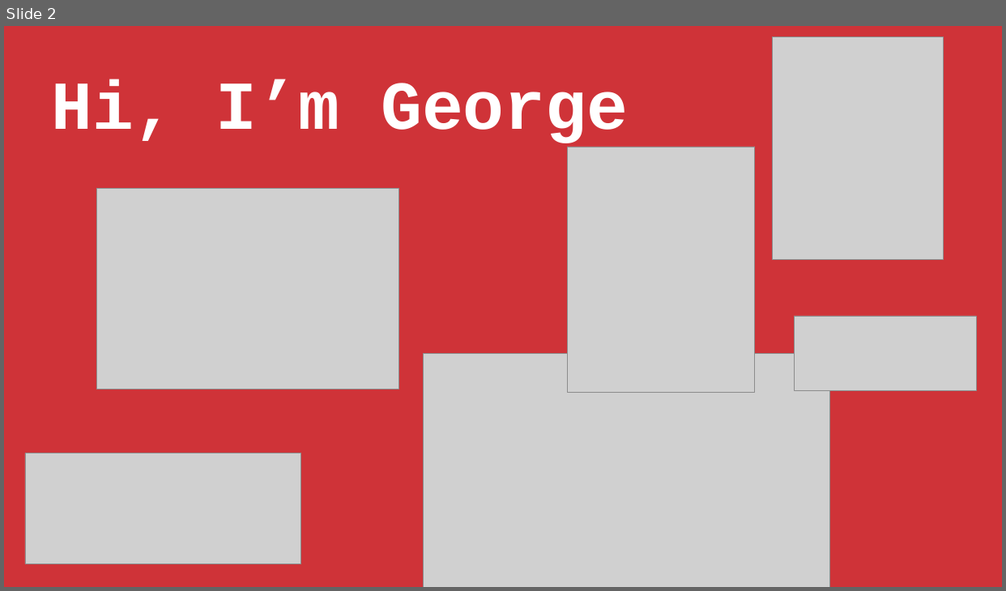
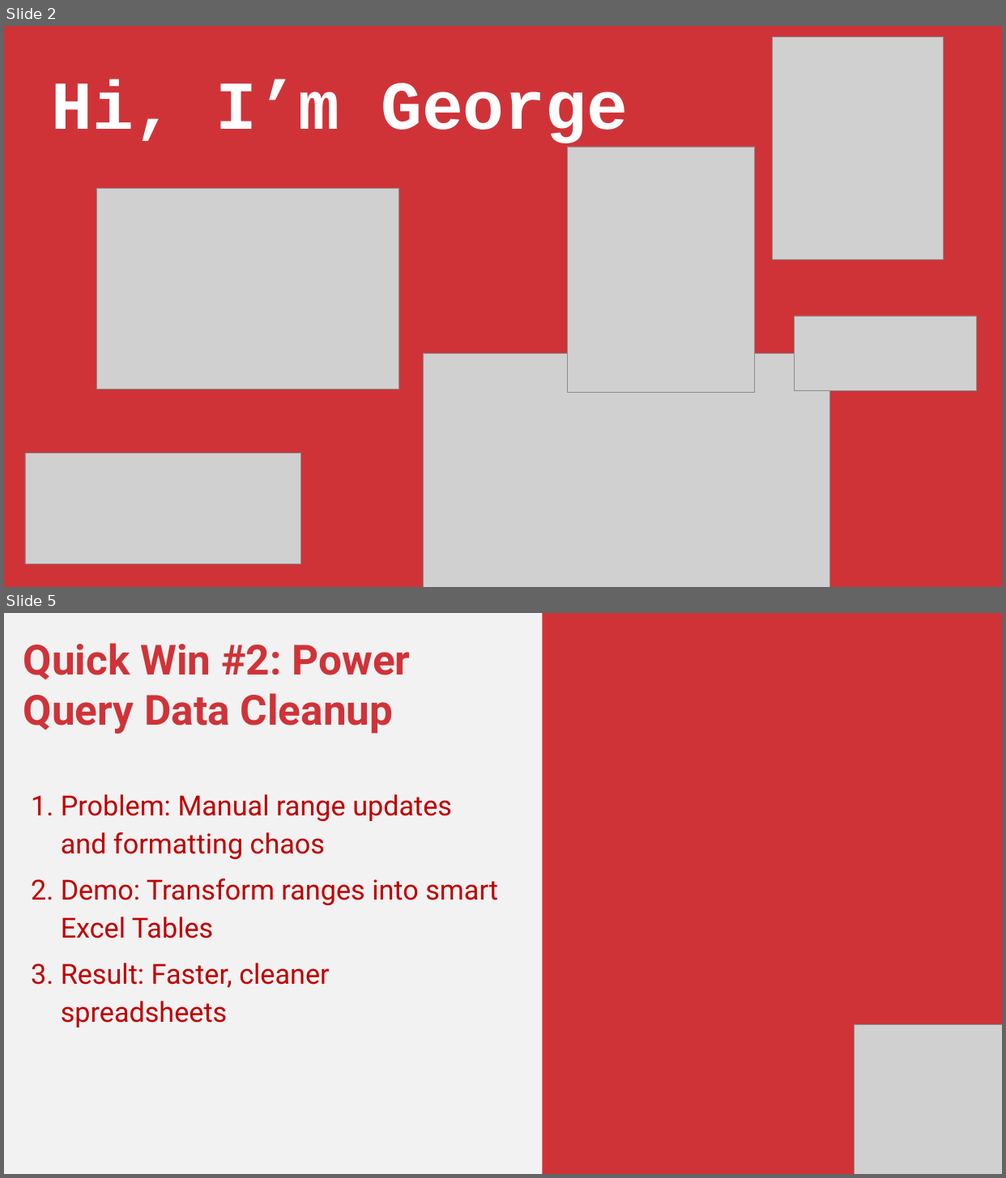
Before and after one commit to stringfestdata/modern-excel-demo-day, a slide deck: modern-excel-demo-day.pptx. Shown one above the other, each under a label of ours: slide 2 before the commit, slides 2 and 5 after it; the slides between them are not shown. The pictures are 1006x591 and 1006x1178 pixels, drawn with LibreOffice and Linux fonts; fonts in the diff are those of the drawing; grey boxes stand for pictures. Boxes give left, top, right and bottom in pixels: in the first picture for what was removed or moved away, otherwise in the second. Text is boxed around its words. In the diff, an @@ line names an element or a change of style, - is before the commit and + after.

```diff
--- a/modern-excel-demo-day.pptx
+++ b/modern-excel-demo-day.pptx
@@ slide 5 added at (x1=4, y1=613, x2=1002, y2=1174), background #F2F2F2 @@
@@ rectangle added at (x1=542, y1=613, x2=1002, y2=1174), fill #CF3338 @@
@@ text added at (x1=23, y1=643, x2=498, y2=988), 40 pt, text #C00000 @@
+Quick Win #2: Power Query Data Cleanup
+1. Problem: Manual range updates and formatting chaos
+2. Demo: Transform ranges into smart Excel Tables
+3. Result: Faster, cleaner spreadsheets
@@ picture added at (x1=854, y1=1024, x2=1002, y2=1174) @@
```
Also in this commit, not shown: 1 slide changed, 18 other slides added, 5 slides removed, 1 other file.
